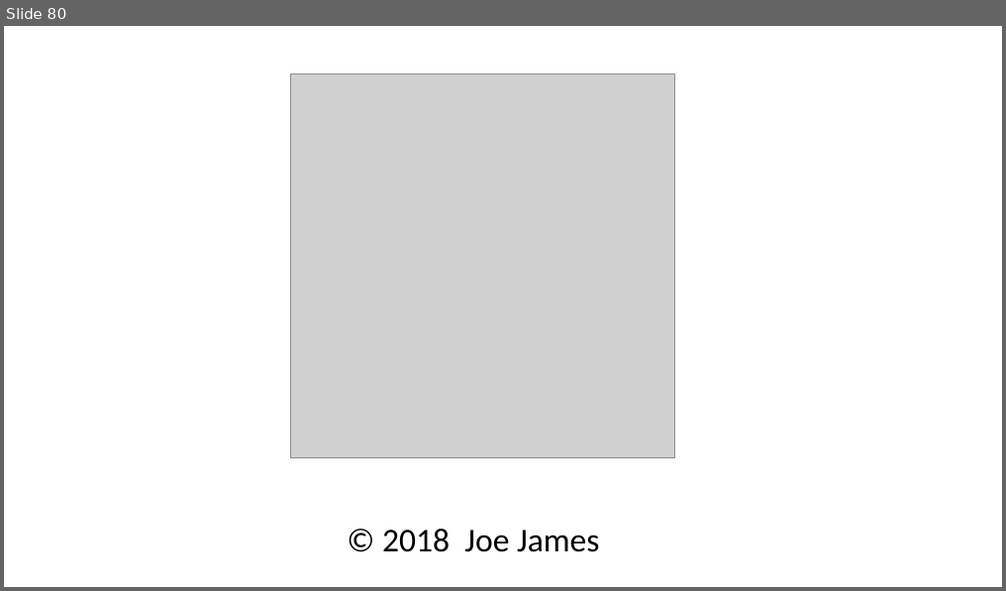
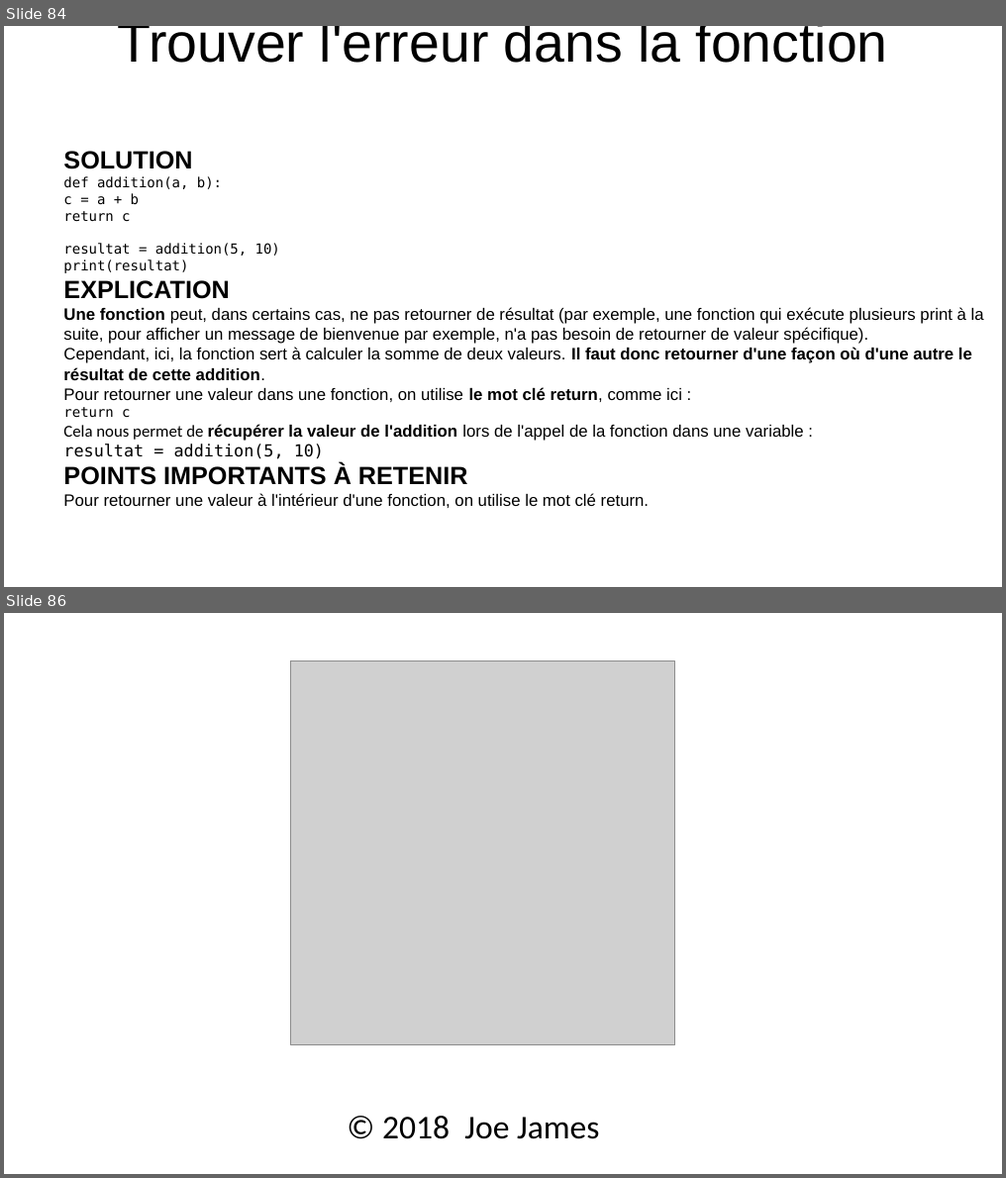
Before and after one commit to julienPalleau/Udemy, a slide deck: PythonParLaPratique 101 exercices/Python in 90 minutes [Enregistrement automatique].pptx. Shown one above the other, each under a label of ours: slide 80 before the commit, slides 84 and 86 after it; the slides between them are not shown. The pictures are 1006x591 and 1006x1178 pixels, drawn with LibreOffice and Linux fonts; fonts in the diff are those of the drawing; grey boxes stand for pictures. Boxes give left, top, right and bottom in pixels: in the first picture for what was removed or moved away, otherwise in the second. Text is boxed around its words. In the diff, an @@ line names an element or a change of style, - is before the commit and + after.

```diff
--- a/PythonParLaPratique 101 exercices/Python in 90 minutes [Enregistrement automatique].pptx
+++ b/PythonParLaPratique 101 exercices/Python in 90 minutes [Enregistrement automatique].pptx
@@ slide 84 added at (4, 26, 1002, 587), background #FFFFFF @@
@@ title added at (118, 26, 888, 63), 39.6 pt, text #000000 @@
+Trouver l'erreur dans la fonction
@@ text added at (63, 151, 984, 508), 12 pt, text #000000 @@
+SOLUTION
+def addition(a, b):
+c = a + b
+return c
+resultat = addition(5, 10)
+print(resultat)
+EXPLICATION
+Une fonction peut, dans certains cas, ne pas retourner de résultat (par exemple, une fonction qui exécute plusieurs print à la
+suite, pour afficher un message de bienvenue par exemple, n'a pas besoin de retourner de valeur spécifique).
+Cependant, ici, la fonction sert à calculer la somme de deux valeurs. Il faut donc retourner d'une façon où d'une autre le
+résultat de cette addition.
+Pour retourner une valeur dans une fonction, on utilise le mot clé return, comme ici :
+return c
+Cela nous permet de récupérer la valeur de l'addition lors de l'appel de la fonction dans une variable :
+resultat = addition(5, 10)
+POINTS IMPORTANTS À RETENIR
+Pour retourner une valeur à l'intérieur d'une fonction, on utilise le mot clé return.
@@ what was slide 80 is now slide 86 @@
```
Also in this commit, not shown: 5 other slides added.
